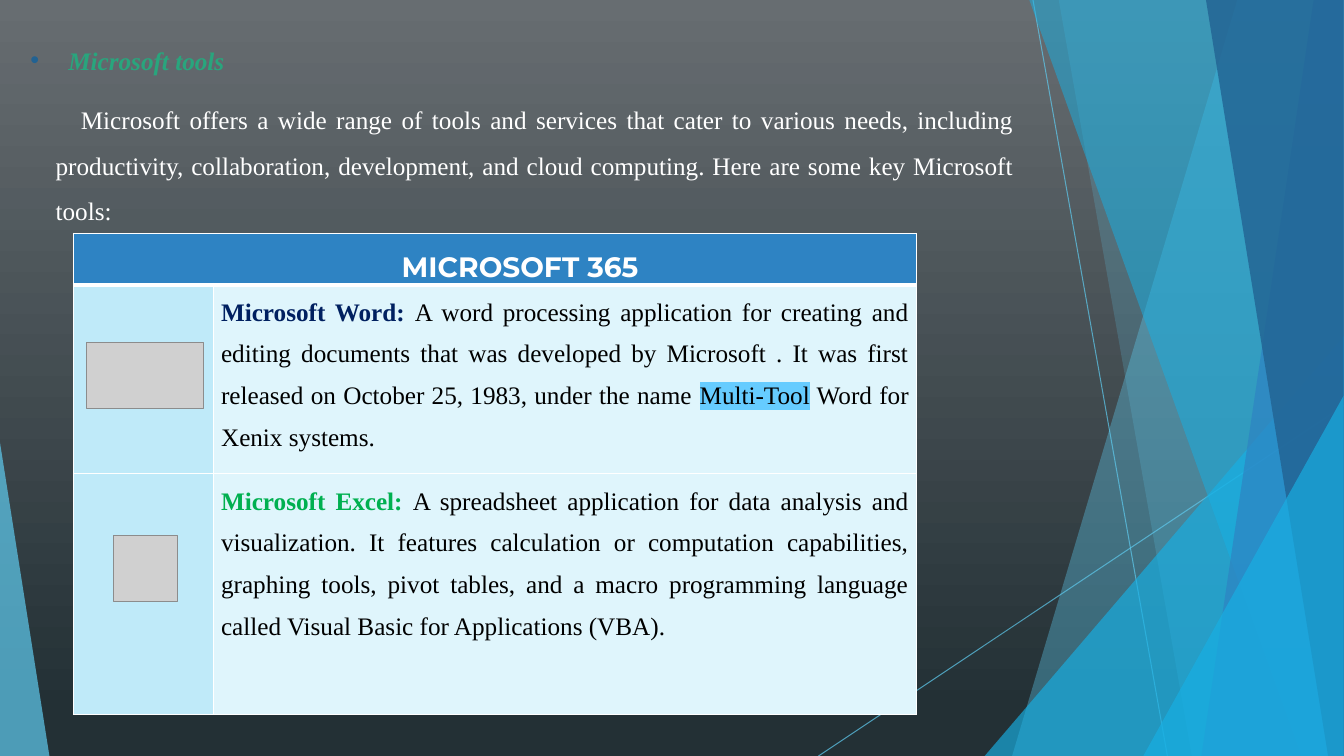
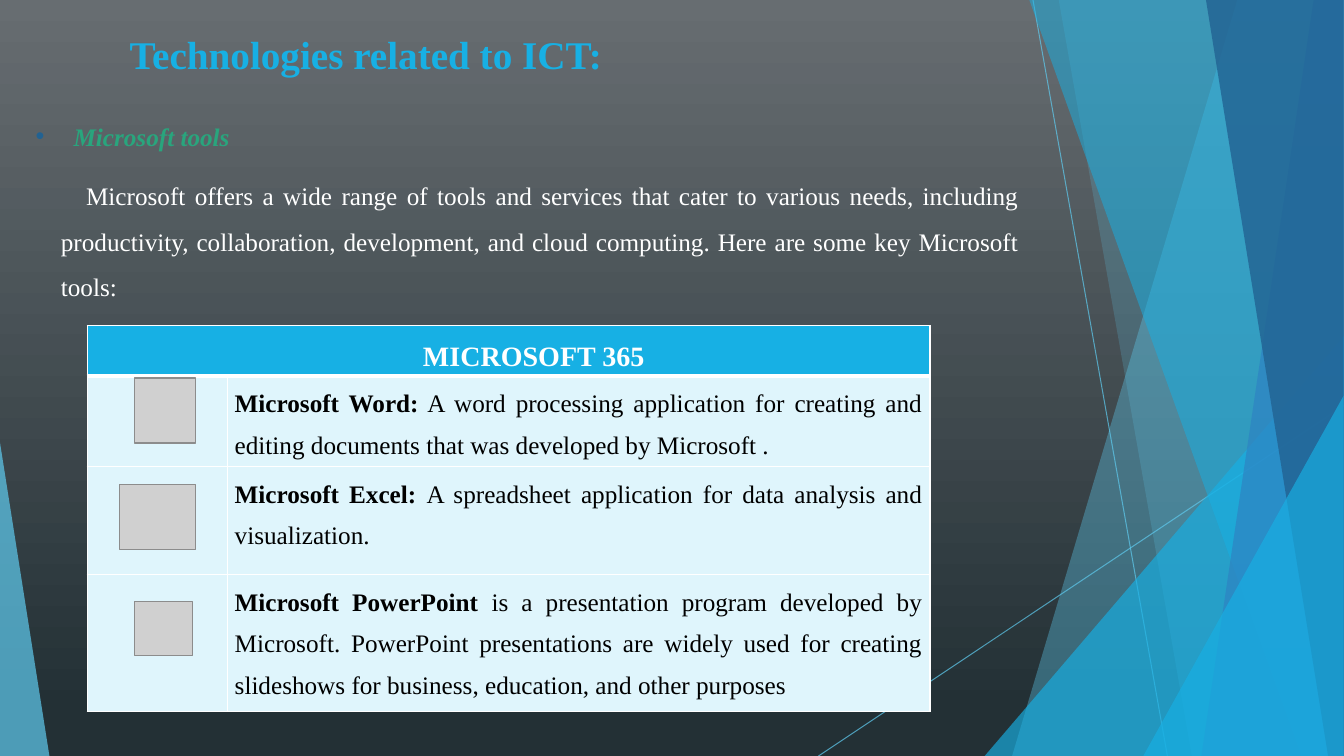
Before and after one commit to kamiri-lilia/projet-final, a slide deck: slide 12 of TIC_PP.pptx. Drawn at 1344x756 pixels with LibreOffice and Linux fonts; fonts in the diff are those of the drawing; grey boxes stand for pictures. Boxes give left, top, right and bottom in pixels: in the first picture for what was removed or moved away, otherwise in the second. Text is boxed around its words. In the diff, an @@ line names an element or a change of style, - is before the commit and + after.

Commit message:
power point edits

```diff
--- a/TIC_PP.pptx
+++ b/TIC_PP.pptx
@@ text added at [130,42,602,77], 28 pt, text #17B0E4, bold @@
+Technologies related to ICT:
@@ text "Microsoft tools": place and size @@
-text "Microsoft tools" at [56,111,1012,220]
+text "Microsoft tools" at [61,187,1018,297]
@@ table at [88,326,931,707] @@
-row 2:  | Microsoft Word: A word processing application for creating and editing documents that was developed by Microsoft . It was first released on October 25, 1983, under the name Multi-Tool Word for Xenix systems.
-row 3:  | Microsoft Excel: A spreadsheet application for data analysis and visualization. It features calculation or computation capabilities, graphing tools, pivot tables, and a macro programming language called Visual Basic for Applications (VBA).
+row 2:  | Microsoft Word: A word processing application for creating and editing documents that was developed by Microsoft .
+row 3:  | Microsoft Excel: A spreadsheet application for data analysis and visualization.
+row 4:  | Microsoft PowerPoint is a presentation program developed by Microsoft. PowerPoint presentations are widely used for creating slideshows for business, education, and other purposes
@@ table: place and size @@
-table at [74,234,917,710]
+table at [88,326,931,707]
@@ picture removed at [87,343,204,409] @@
@@ picture added at [134,378,196,444] @@
@@ picture added at [120,484,196,549] @@
@@ picture removed at [114,535,177,602] @@
@@ picture added at [134,602,193,656] @@
```
Also in this commit, not shown: 15 other slides changed, 2 slides added, 4 slides removed.
